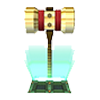
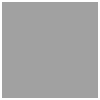
Comparing the layer stacks of the two 100px x 100px images. Changes:
hid "obj29_a" over [23, 6, 77, 94]
added layer "Layer 1 copy 2" above "Layer 1 copy" over [2, 2, 98, 98]
showed "Layer 1" over [2, 2, 98, 98]
